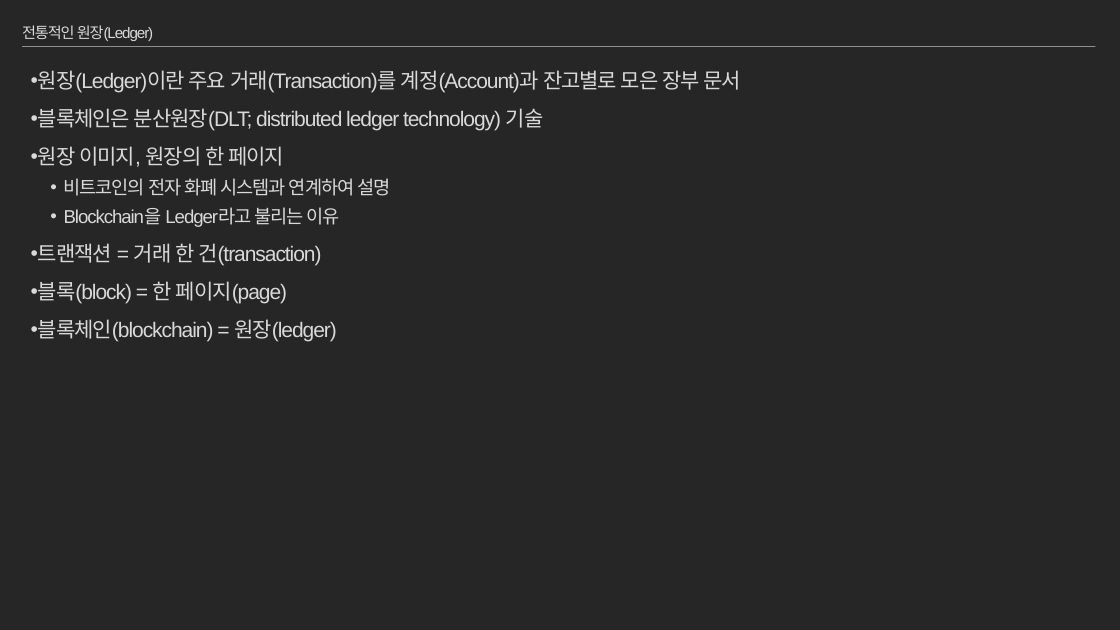
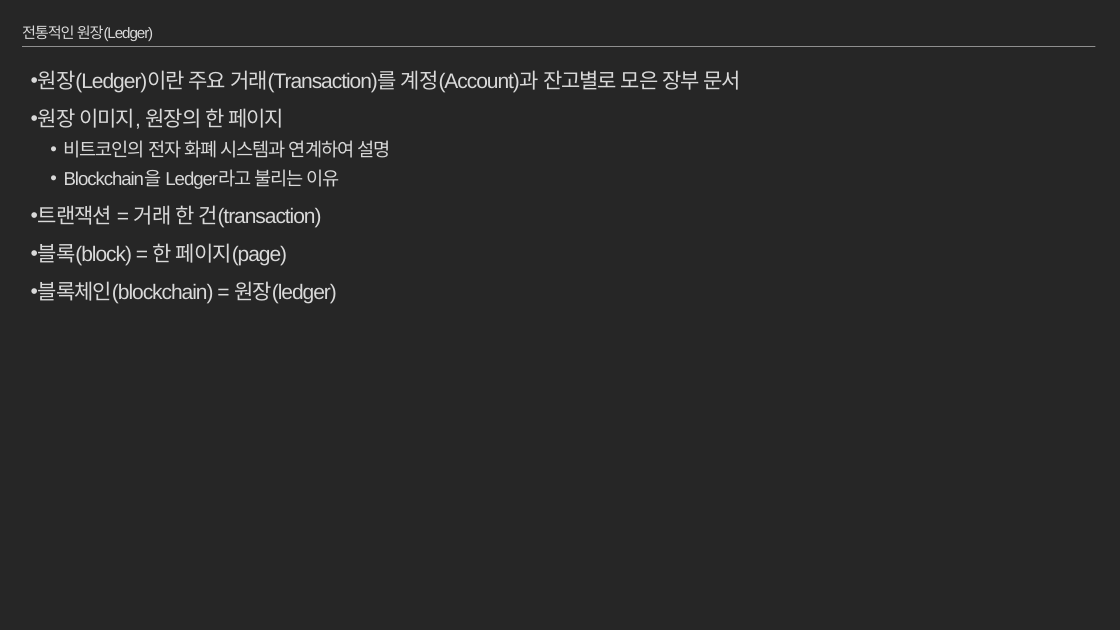
Before and after one commit to moss0801/blockchain-doc, a slide deck: slide 26 of General/Blockchain Part1.pptx (slide 25 before the commit). Drawn at 1120x630 pixels with LibreOffice and Linux fonts; fonts in the diff are those of the drawing. Boxes give left, top, right and bottom in pixels: in the first picture for what was removed or moved away, otherwise in the second. Text is boxed around its words. In the diff, an @@ line names an element or a change of style, - is before the commit and + after.

```diff
--- a/General/Blockchain Part1.pptx
+++ b/General/Blockchain Part1.pptx
@@ text at <box>38,108,544,131</box>: paragraph removed @@
-• 블록체인은 분산원장(DLT; distributed ledger technology) 기술
```
Also in this commit, not shown: 16 other slides changed, 3 slides added.
